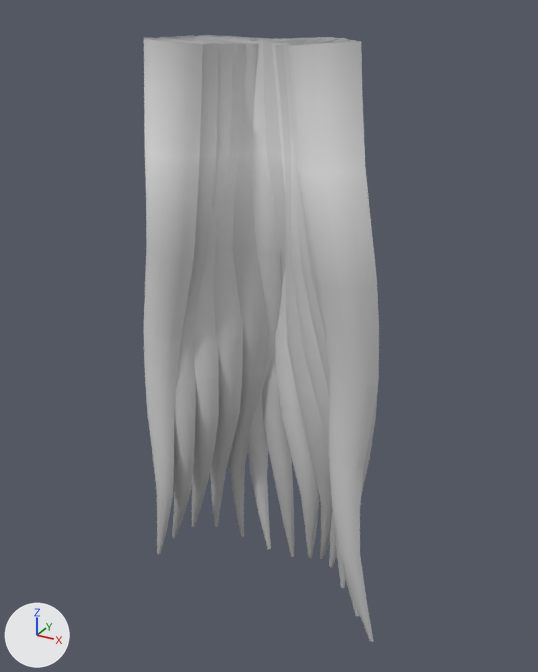
The glTF model public/assets/models/kit_hs_wavy_back.glb, before and after one commit.
The view is the same before and after, from a 50 mm lens placed at (0.583, -0.913, 0.044), pointed at (0.0, 0.147, -0.486). Lighting does not change. The marker at lower left points along +X, +Y and +Z. The first picture is the older version. Vertices at exactly the same position are counted once.

In view in the first picture: 'side'.
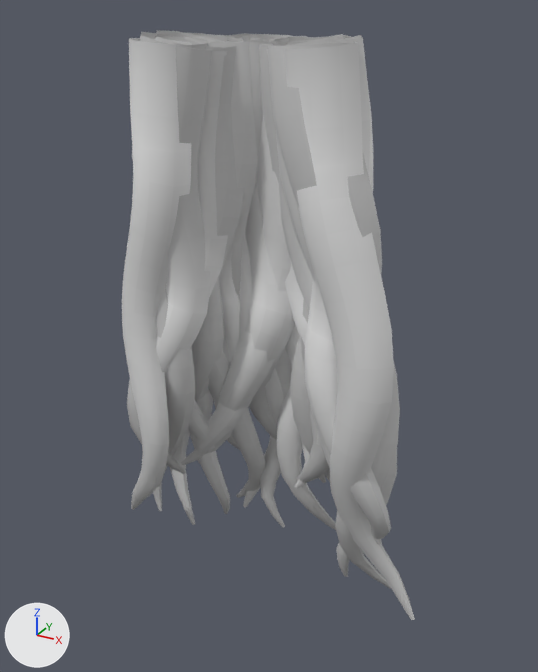
Pixel boxes (x1, y1, x2, y2) of what changed, in the pictures (538 x 672 px):
```json
{"object": "side", "change": "reshaped", "before": [144, 35, 379, 642], "after": [122, 30, 415, 620], "on screen": "25% wider"}
{"part": 1, "of": "me_limb", "change": "rebuilt", "before": [144, 37, 203, 555], "after": [122, 38, 192, 510], "on screen": "18% wider, 9% shorter"}
{"part": 2, "of": "me_limb", "change": "rebuilt", "before": [291, 42, 379, 616], "after": [324, 35, 397, 577]}
{"part": 3, "of": "me_limb", "change": "rebuilt", "before": [212, 36, 270, 536], "after": [216, 35, 265, 498]}
{"part": 4, "of": "me_limb", "change": "rebuilt", "before": [275, 37, 338, 559], "after": [259, 40, 329, 483]}
{"part": 5, "of": "me_limb", "change": "rebuilt", "before": [160, 37, 218, 539], "after": [165, 35, 224, 525]}
{"part": 6, "of": "me_limb", "change": "rebuilt", "before": [289, 41, 379, 642], "after": [325, 37, 400, 589]}
{"part": 7, "of": "me_limb", "change": "rebuilt", "before": [229, 37, 286, 549], "after": [238, 35, 289, 508], "on screen": "mostly hidden afterwards"}
{"part": 8, "of": "me_limb", "change": "rebuilt", "before": [283, 38, 349, 568], "after": [300, 36, 351, 560], "on screen": "mostly hidden afterwards"}
{"part": 9, "of": "me_limb", "change": "rebuilt", "before": [177, 35, 233, 527], "after": [185, 32, 242, 514]}
{"part": 10, "of": "me_limb", "change": "rebuilt", "before": [246, 38, 306, 557], "after": [260, 36, 309, 528], "on screen": "mostly hidden afterwards"}
{"part": 11, "of": "me_limb", "change": "rebuilt", "before": [289, 40, 355, 588], "after": [279, 35, 351, 478]}
{"part": 12, "of": "me_limb", "change": "rebuilt", "before": [194, 35, 251, 527], "after": [195, 37, 263, 455]}
{"part": 13, "of": "me_limb", "change": "rebuilt", "before": [264, 38, 324, 558], "after": [263, 38, 336, 530], "on screen": "21% wider"}
{"part": 14, "of": "me_limb", "change": "added", "after": [127, 30, 415, 620]}
```

Edits to the scene script, one JSON object a line:
```json
{"block": "me_limb", "where": "# used by ob_side; location = (0.0, 0.0, 0.0)"}
{"op": "remove", "block": "me_limb", "code": "me_limb.from_pydata(...)  # 1365 vertices, 2600 faces; spans x -0.238..0.261, y 0.044..0.233, z -1.001..0.006"}
{"op": "add", "block": "me_limb", "code": "me_limb.from_pydata(...)  # 4225 vertices, 8200 faces; spans x -0.323..0.322, y 0.016..0.271, z -0.953..0.014"}
{"block": "me_limb", "change": "me_limb part 1: the loose piece of 105 vertices spanning x -0.238..-0.071, y 0.045..0.116, z -1.001..0.004 is rebuilt with 169 vertices and now spans x -0.323..-0.074, y 0.016..0.117, z -0.952..0.004"}
{"block": "me_limb", "change": "me_limb part 2: the loose piece of 105 vertices spanning x 0.061..0.219, y 0.071..0.151, z -1.001..0.003 is rebuilt with 169 vertices and now spans x 0.054..0.25, y 0.077..0.187, z -0.951..0.011"}
{"block": "me_limb", "change": "me_limb part 3: the loose piece of 105 vertices spanning x -0.135..-0.001, y 0.128..0.226, z -1.001..0.005 is rebuilt with 169 vertices and now spans x -0.164..-0.006, y 0.121..0.265, z -0.953..0.005"}
{"block": "me_limb", "change": "me_limb part 4: the loose piece of 105 vertices spanning x 0.001..0.133, y 0.128..0.225, z -1.001..0.006 is rebuilt with 169 vertices and now spans x -0.023..0.136, y 0.106..0.22, z -0.813..0.005"}
{"block": "me_limb", "change": "me_limb part 5: the loose piece of 105 vertices spanning x -0.228..-0.061, y 0.071..0.144, z -1.001..0.004 is rebuilt with 169 vertices and now spans x -0.256..-0.054, y 0.077..0.192, z -0.952..0.009"}
{"block": "me_limb", "change": "me_limb part 6: the loose piece of 105 vertices spanning x 0.071..0.261, y 0.044..0.117, z -1.001..0.005 is rebuilt with 169 vertices and now spans x 0.068..0.266, y 0.047..0.158, z -0.953..0.009"}
{"block": "me_limb", "change": "me_limb part 7: the loose piece of 105 vertices spanning x -0.092..0.026, y 0.137..0.233, z -1.001..0.002 is rebuilt with 169 vertices and now spans x -0.117..0.029, y 0.133..0.271, z -0.952..0.007"}
{"block": "me_limb", "change": "me_limb part 8: the loose piece of 105 vertices spanning x 0.025..0.172, y 0.114..0.209, z -1.001..0.005 is rebuilt with 169 vertices and now spans x 0.033..0.22, y 0.102..0.227, z -0.952..0.008"}
{"block": "me_limb", "change": "me_limb part 9: the loose piece of 105 vertices spanning x -0.212..-0.045, y 0.095..0.181, z -1.001..0.005 is rebuilt with 169 vertices and now spans x -0.211..-0.033, y 0.102..0.212, z -0.952..0.01"}
{"block": "me_limb", "change": "me_limb part 10: the loose piece of 105 vertices spanning x -0.054..0.058, y 0.14..0.231, z -1.0..0.002 is rebuilt with 169 vertices and now spans x -0.072..0.07, y 0.137..0.264, z -0.952..0.006"}
{"block": "me_limb", "change": "me_limb part 11: the loose piece of 105 vertices spanning x 0.045..0.198, y 0.094..0.183, z -1.0..0.003 is rebuilt with 169 vertices and now spans x 0.022..0.205, y 0.074..0.194, z -0.813..0.01"}
{"block": "me_limb", "change": "me_limb part 12: the loose piece of 105 vertices spanning x -0.171..-0.025, y 0.114..0.207, z -1.0..0.006 is rebuilt with 169 vertices and now spans x -0.174..0.0, y 0.092..0.208, z -0.811..0.004"}
{"block": "me_limb", "change": "me_limb part 13: the loose piece of 105 vertices spanning x -0.026..0.09, y 0.137..0.221, z -1.001..0.004 is rebuilt with 169 vertices and now spans x -0.031..0.118, y 0.132..0.263, z -0.953..0.002"}
{"block": "me_limb", "change": "me_limb part 14: 2028 vertices added at x -0.296..0.322, y 0.016..0.261, z -0.952..0.014"}
```
